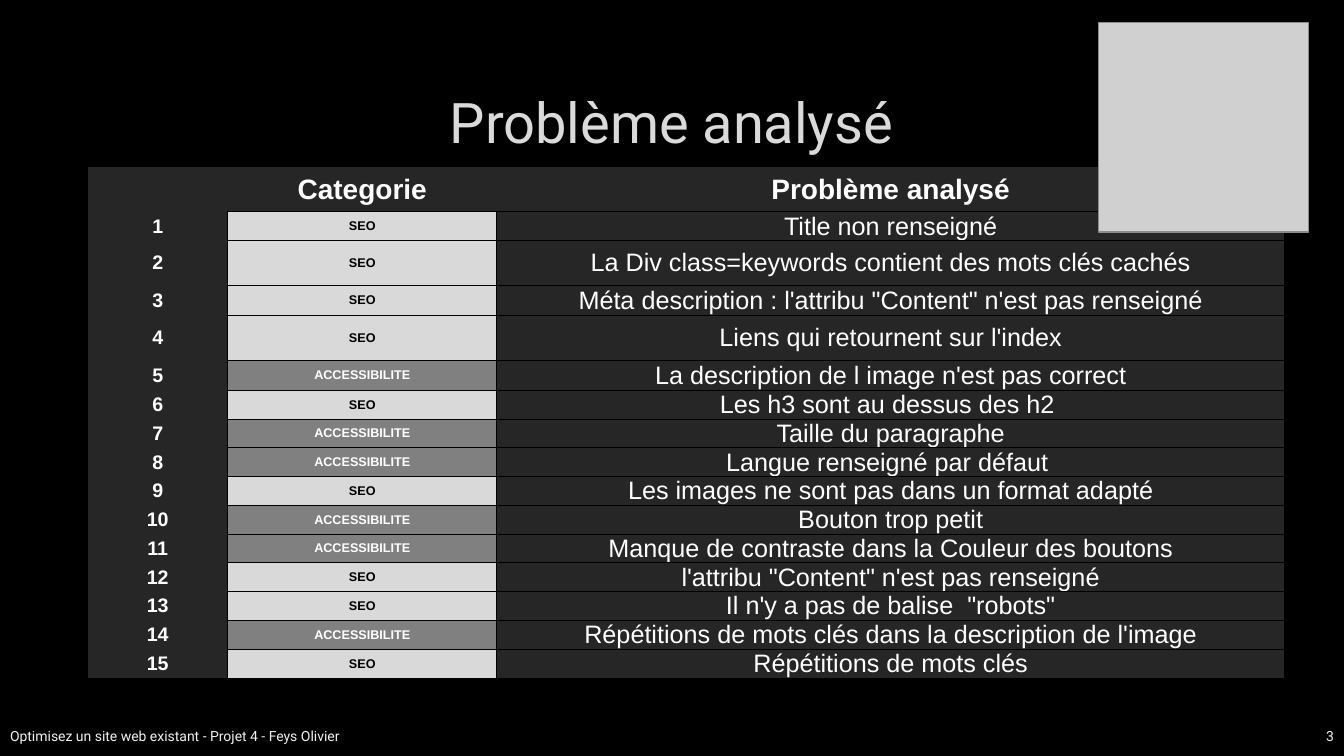
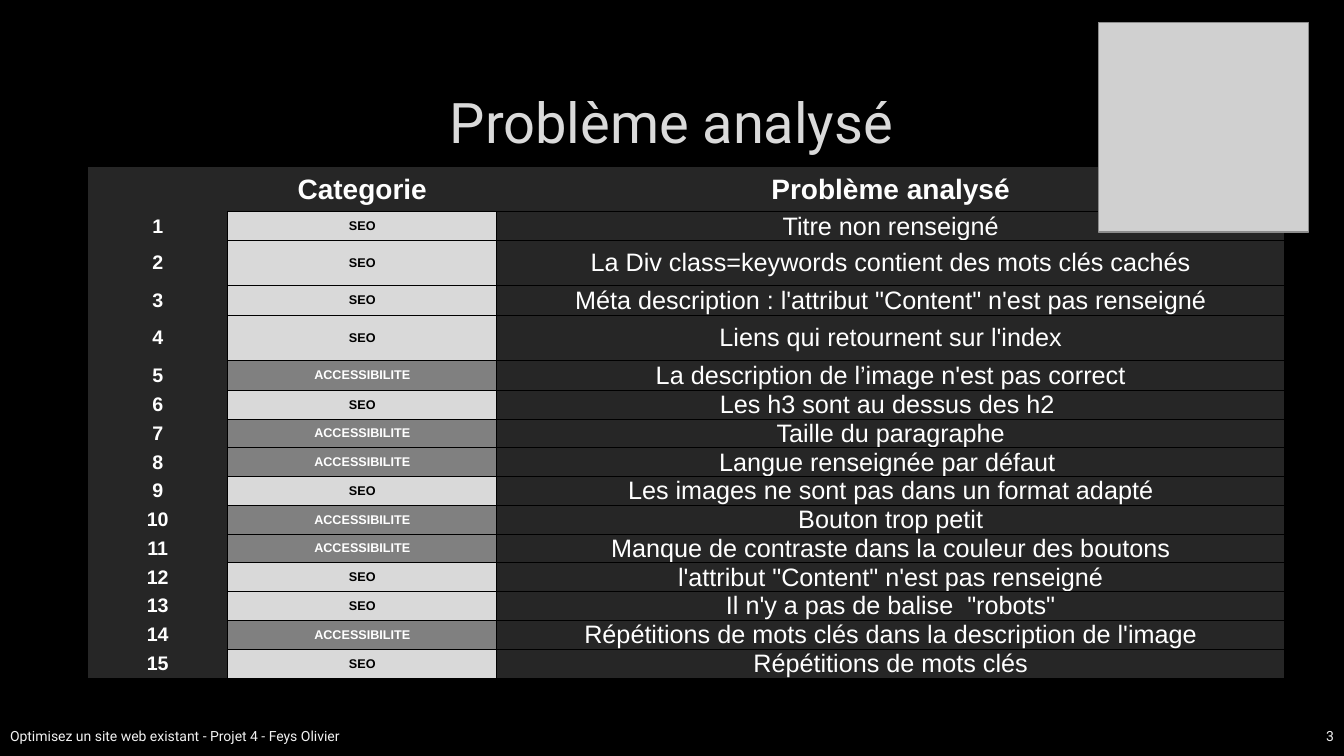
Before and after one commit to Olive59/Projet-4, a slide deck: slide 3 of p4-03-rapport.pptx. Drawn at 1344x756 pixels with LibreOffice and Linux fonts; fonts in the diff are those of the drawing; grey boxes stand for pictures; background and template pictures are left out. Boxes give left, top, right and bottom in pixels: in the first picture for what was removed or moved away, otherwise in the second. Text is boxed around its words. In the diff, an @@ line names an element or a change of style, - is before the commit and + after.

```diff
--- a/p4-03-rapport.pptx
+++ b/p4-03-rapport.pptx
@@ table at (88, 167, 1286, 702) @@
-row 2, column 3: Title non renseigné
+row 2, column 3: Titre non renseigné
@@ row 4, column 3: "Méta description : l'attribu "Content" n'est pas renseigné" to "Méta description : l'attribut "Content" n'est pas renseigné" @@
-row 6, column 3: La description de l image n'est pas correct
+row 6, column 3: La description de l’image n'est pas correct
-row 9, column 3: Langue renseigné par défaut
+row 9, column 3: Langue renseignée par défaut
-row 12, column 3: Manque de contraste dans la Couleur des boutons
+row 12, column 3: Manque de contraste dans la couleur des boutons
@@ row 13, column 3: "l'attribu "Content" n'est pas renseigné" to "l'attribut "Content" n'est pas renseigné" @@
```
Also in this commit, not shown: 2 other slides changed, 5 slides added, 13 other files.
